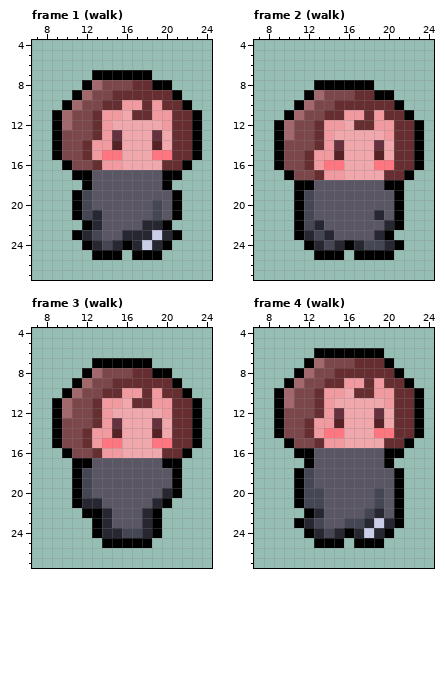
One commit to this pixel-art file: src/player/_assets/player.aseprite. The picture above is the old version.
32x32 pixels, 12 frames. Shown: frame 1 (walk): x 7..24, y 4..27; frame 2 (walk): x 7..24, y 4..27; frame 3 (walk): x 7..24, y 4..27; frame 4 (walk): x 7..24, y 4..27. The commit also changed other frames, which this record leaves out.
New version:
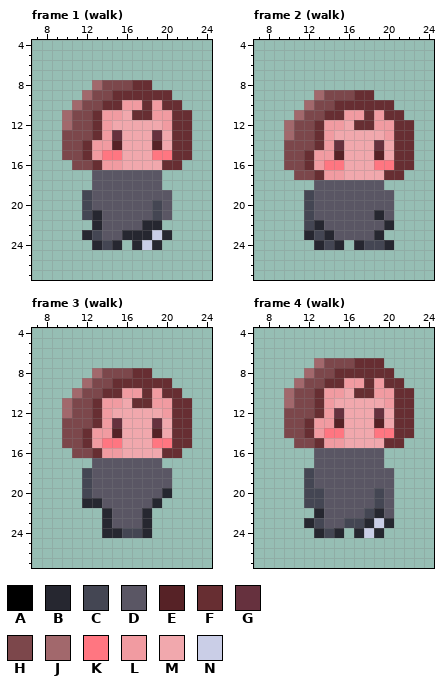
Palette (. is transparent): A #000000  B #262730  C #444653  D #5a5664  E #562226  F #672e32  G #66313e  H #7c474b  J #a2686c  K #ff7681  L #f19ba1  M #f1a8ad  N #cacee7
Changes in this commit:
Changed rows in their new state; - is an unchanged pixel.
Frame 1 (walk):
first column x 9:
 7 ----......-----
 8 ---.------..---
 9 --.---------.--
10 -.-----------.-
11 .-------------.
12 .-------------.
13 .-------------.
14 .-------------.
15 .-------------.
16 -.-----------.-
17 --..-------..--
18 ---.-------.---
19 --.---------.--
20 --.---------.--
21 --.---------.--
22 ---.-------.---
23 --.---------.--
24 ---.---.---.---
25 ----...-...----
Frame 2 (walk):
first column x 9:
 8 ----......-----
 9 ---.------..---
10 --.---------.--
11 -.-----------.-
12 .-------------.
13 .-------------.
14 .-------------.
15 .-------------.
16 .-------------.
17 -.-----------.-
18 --..-------..--
19 --.---------.--
20 --.---------.--
21 --.---------.--
22 --.---------.--
23 --.--------.---
24 ---.---.----.--
25 ----...-....---
Frame 3 (walk):
first column x 9:
 7 ----......-----
 8 ---.------..---
 9 --.---------.--
10 -.-----------.-
11 .-------------.
12 .-------------.
13 .-------------.
14 .-------------.
15 .-------------.
16 -.-----------.-
17 --..-------..--
18 --.---------.--
19 --.---------.--
20 --.---------.--
21 --.--------.---
22 ---..-----.----
23 ----.-----.----
24 ----.-----.----
25 -----.....-----
Frame 4 (walk):
first column x 9:
 6 ----.......----
 7 ---.-------.---
 8 --.---------.--
 9 -.-----------.-
10 .-------------.
11 .-------------.
12 .-------------.
13 .-------------.
14 .-------------.
15 -.-----------.-
16 --..-------..--
17 ---.-------.---
18 --.---------.--
19 --.---------.--
20 --.---------.--
21 --.---------.--
22 ---.--------.--
23 --.---------.--
24 ---.---.---.---
25 ----...-...----
